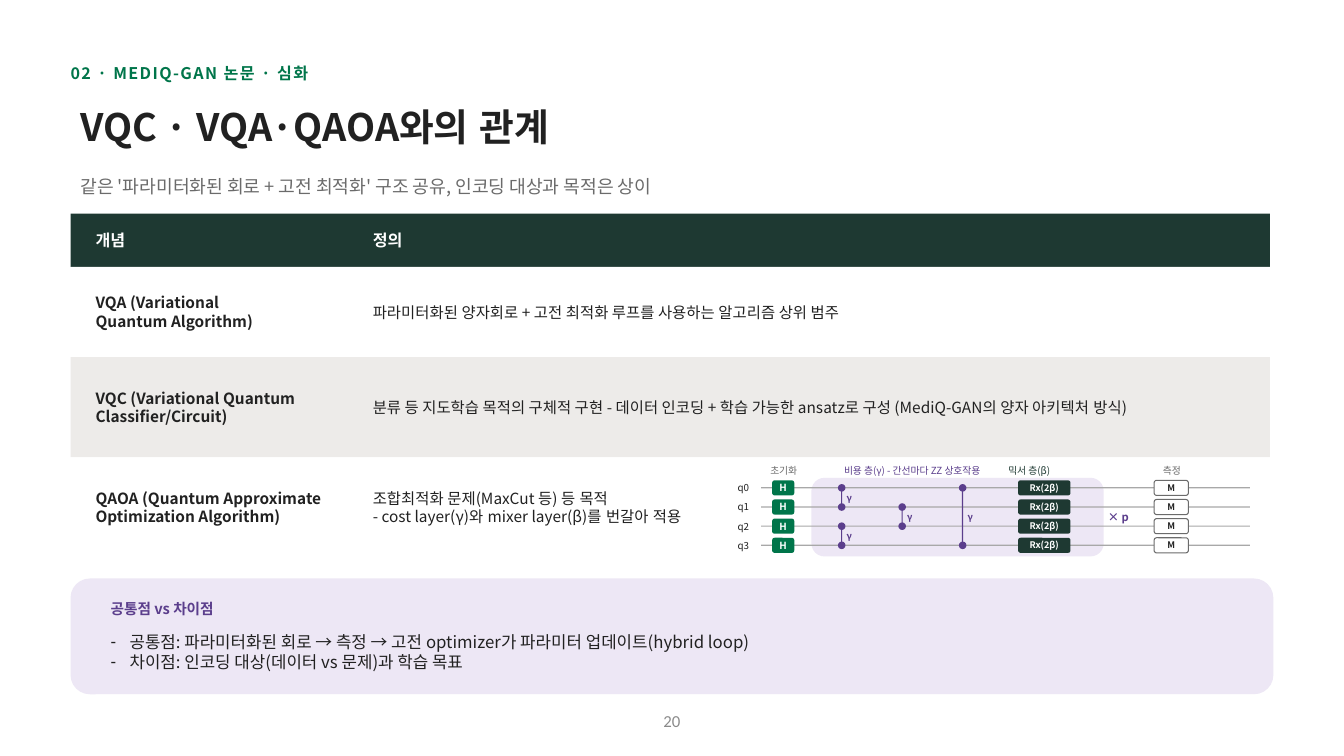
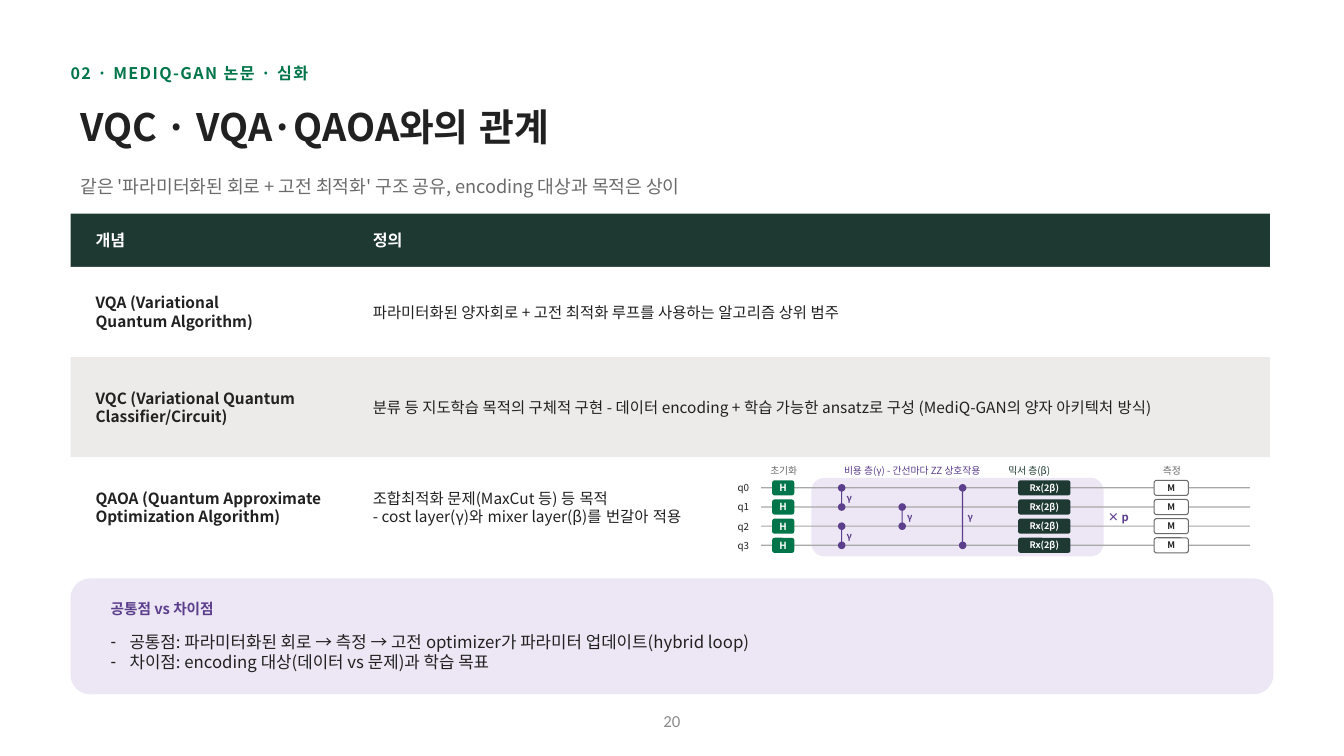
Before and after one commit to hyunhp/skin_disease_qml, a slide deck: slide 20 of practice/day1_slides/day1_theory_slides.pptx. Drawn at 1344x756 pixels with LibreOffice and Linux fonts; fonts in the diff are those of the drawing. Boxes give left, top, right and bottom in pixels: in the first picture for what was removed or moved away, otherwise in the second. Text is boxed around its words. In the diff, an @@ line names an element or a change of style, - is before the commit and + after.

```diff
--- a/practice/day1_slides/day1_theory_slides.pptx
+++ b/practice/day1_slides/day1_theory_slides.pptx
@@ text at <box>80,178,679,198</box>: text changed @@
-같은 '파라미터화된 회로 + 고전 최적화' 구조 공유, 인코딩 대상과 목적은 상이
+같은 '파라미터화된 회로 + 고전 최적화' 구조 공유, encoding 대상과 목적은 상이
@@ text at <box>373,400,1152,417</box>: text changed @@
-분류 등 지도학습 목적의 구체적 구현 - 데이터 인코딩 + 학습 가능한 ansatz로 구성 (MediQ-GAN의 양자 아키텍처 방식)
+분류 등 지도학습 목적의 구체적 구현 - 데이터 encoding + 학습 가능한 ansatz로 구성 (MediQ-GAN의 양자 아키텍처 방식)
@@ text at <box>130,651,489,672</box>: text changed @@
-– 차이점: 인코딩 대상(데이터 vs 문제)과 학습 목표
+– 차이점: encoding 대상(데이터 vs 문제)과 학습 목표
```
Also in this commit, not shown: 16 other slides changed, 14 other files.
